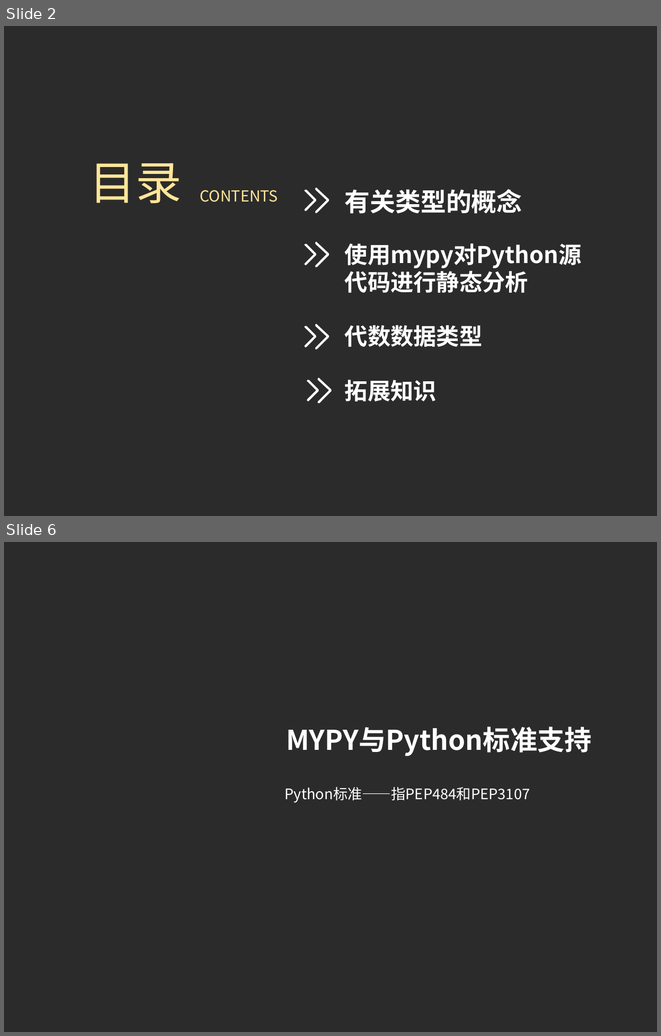
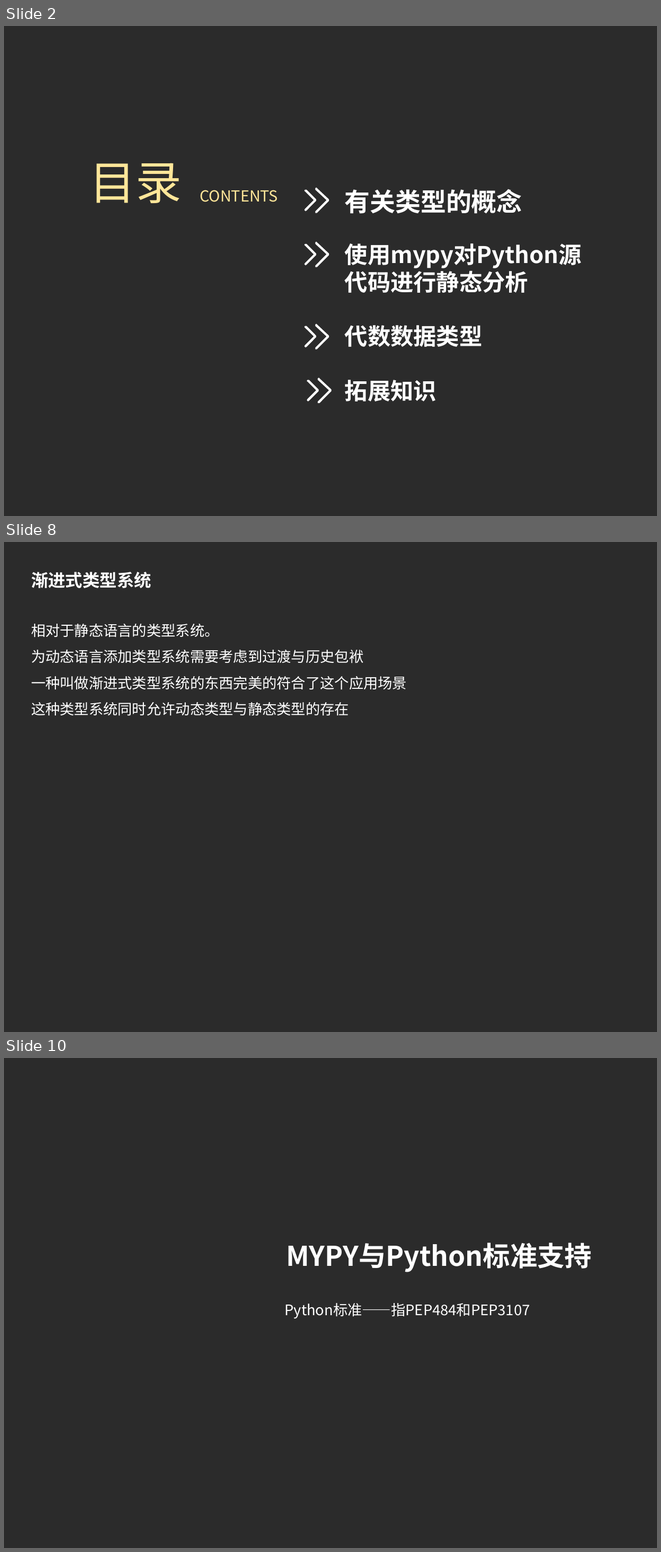
Before and after one commit to imlyzh/pycon, a slide deck: 静态类型的Python.pptx. Shown one above the other, each under a label of ours: slides 2 and 6 before the commit, slides 2, 8 and 10 after it; the slides between them are not shown. The pictures are 661x1036 and 661x1552 pixels, drawn with LibreOffice and Linux fonts; fonts in the diff are those of the drawing; background and template pictures are left out; a plain dark background stands for a picture behind light text. Boxes give left, top, right and bottom in pixels: in the first picture for what was removed or moved away, otherwise in the second. Text is boxed around its words. In the diff, an @@ line names an element or a change of style, - is before the commit and + after.

```diff
--- a/静态类型的Python.pptx
+++ b/静态类型的Python.pptx
@@ slide 8 added at bbox=[4, 542, 657, 1032], background picture (left out) @@
@@ text added at bbox=[31, 572, 151, 588], 19 pt, text #FFFFFF, bold @@
+渐进式类型系统
@@ text added at bbox=[31, 624, 407, 716], 16 pt, text #FFFFFF @@
+相对于静态语言的类型系统。
+为动态语言添加类型系统需要考虑到过渡与历史包袱
+一种叫做渐进式类型系统的东西完美的符合了这个应用场景
+这种类型系统同时允许动态类型与静态类型的存在
@@ what was slide 6 is now slide 10 @@
```
Also in this commit, not shown: 7 slides changed, 10 other slides added, 3 slides removed, 6 other files.
